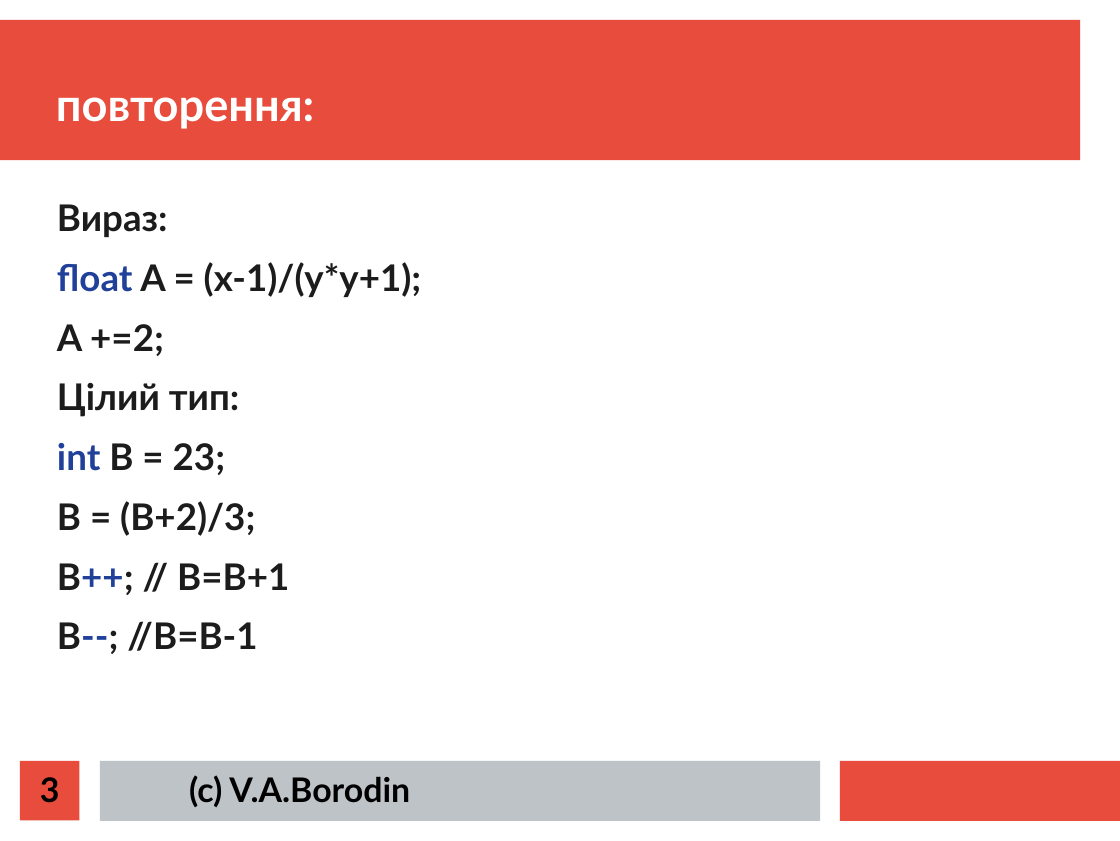
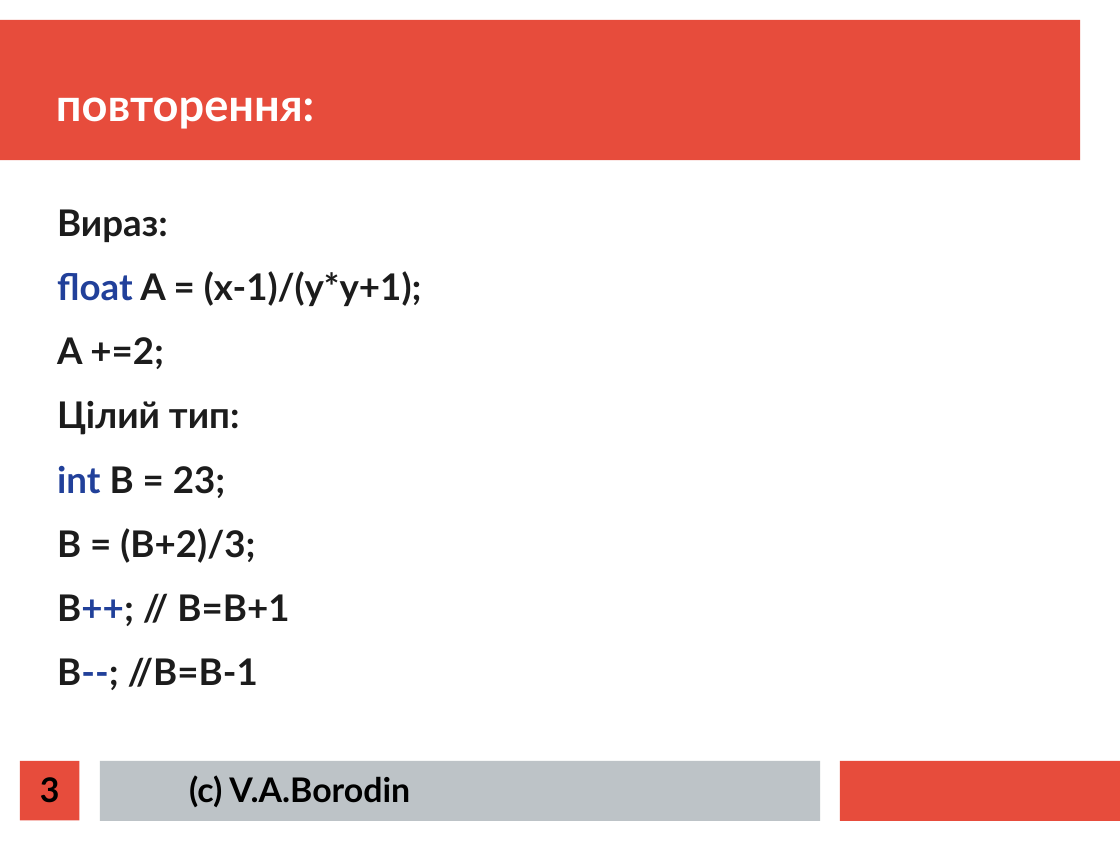
Before and after one commit to mecchmatProjects/CppCourse, a slide deck: slide 3 of Lect2/CppTutorUkr1.ppt. Drawn at 1120x841 pixels with LibreOffice and Linux fonts; fonts in the diff are those of the drawing. Boxes give left, top, right and bottom in pixels: in the first picture for what was removed or moved away, otherwise in the second. Text is boxed around its words. In the diff, an @@ line names an element or a change of style, - is before the commit and + after.

```diff
--- a/Lect2/CppTutorUkr1.ppt
+++ b/Lect2/CppTutorUkr1.ppt
@@ text "Вираз:" at <box>57,209,422,690</box>: line spacing 0.9 to 1 @@
```
Also in this commit, not shown: 10 other slides changed, 3 other files.
